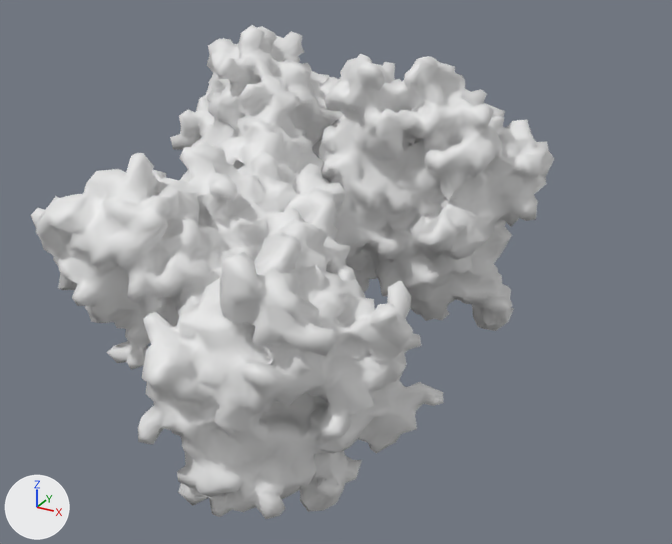
One commit to the FBX model Assets/Meshes/arp2.fbx: the scene before it, then after it.
Camera for both pictures: a camera (50 mm lens) standing at (0.891, -2.041, 0.774) and looking at (-0.063, -0.308, -0.093). The axes (+X, +Y, +Z) are drawn at lower left. The lights are the same throughout. Where no turn or scale is listed for an object, it has been applied to the vertices.

In view in the first picture: 'arp2', 'complex1'.
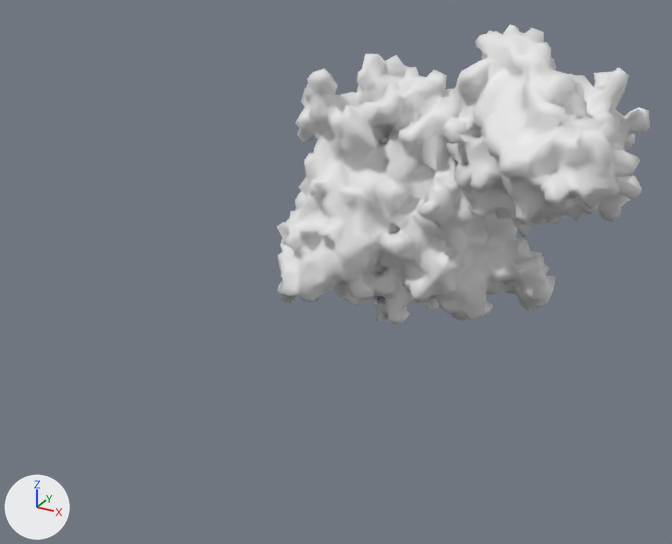
Pixel boxes (x1, y1, x2, y2) of what changed, in the pictures (672 x 544 px):
'complex1', deleted: before (31, 25, 444, 519)
'arp2', reshaped: before (312, 54, 554, 331); after (277, 54, 555, 324)
'complex2', added: after (442, 25, 650, 238)

The change, as a list of edits to the scene's bpy script:
```text
Change me_mesh:
    used by ob_arp2; location = (0.0, 0.0, 0.0); rotation_euler = (1.571, 0.0, 0.0), in degrees (90, 0, 0); scale = (0.01, 0.01, 0.01)
    remove me_mesh.from_pydata(...)  # 2290 vertices, 4597 faces; spans x -40.0..30.2, y -36.7..37.4, z -27.1..24.1
    add me_mesh.from_pydata(...)  # 2289 vertices, 4598 faces; spans x -35.9..35.9, y -35.6..35.5, z -25.2..25.6
    me_mesh part 1: 2290 vertices removed from x -40.0..30.2, y -36.7..37.4, z -27.1..24.1; 2289 vertices added at x -35.9..35.9, y -35.6..35.5, z -25.2..25.6
Add me_mesh_001_1:
    me_mesh_001_1.from_pydata(...)  # 1037 vertices, 2078 faces; spans x -0.245..0.245, y -0.218..0.22, z -0.229..0.227
Remove ob_complex1:
    ob_complex1 = bpy.data.objects.new('complex1', me_mesh_001)
    ob_complex1.location = (-0.223, -0.272, -0.082)
Add ob_complex2:
    ob_complex2 = bpy.data.objects.new('complex2', me_mesh_001_1)
    ob_complex2.location = (0.306, -0.064, 0.21)
```
